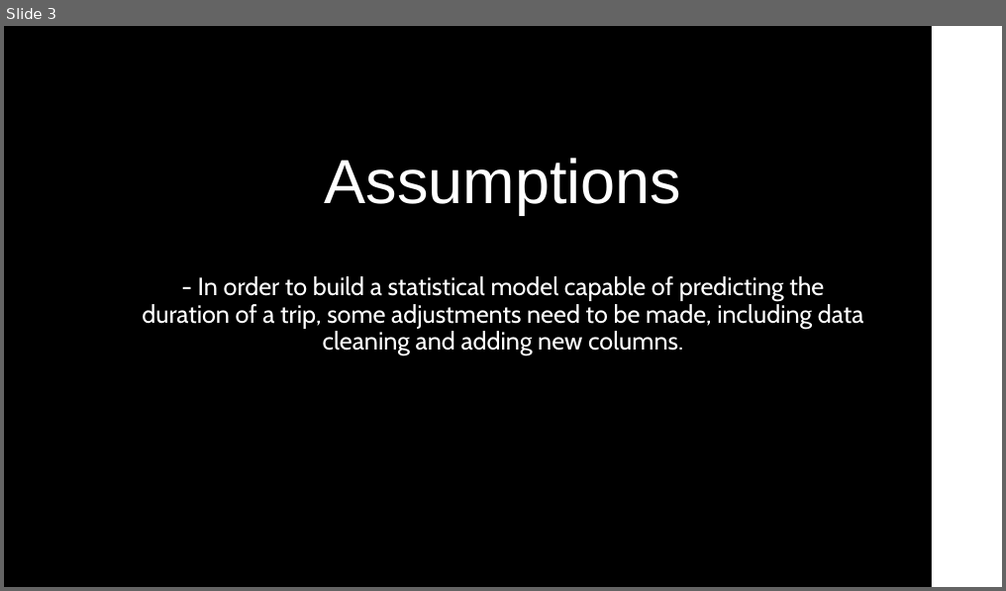
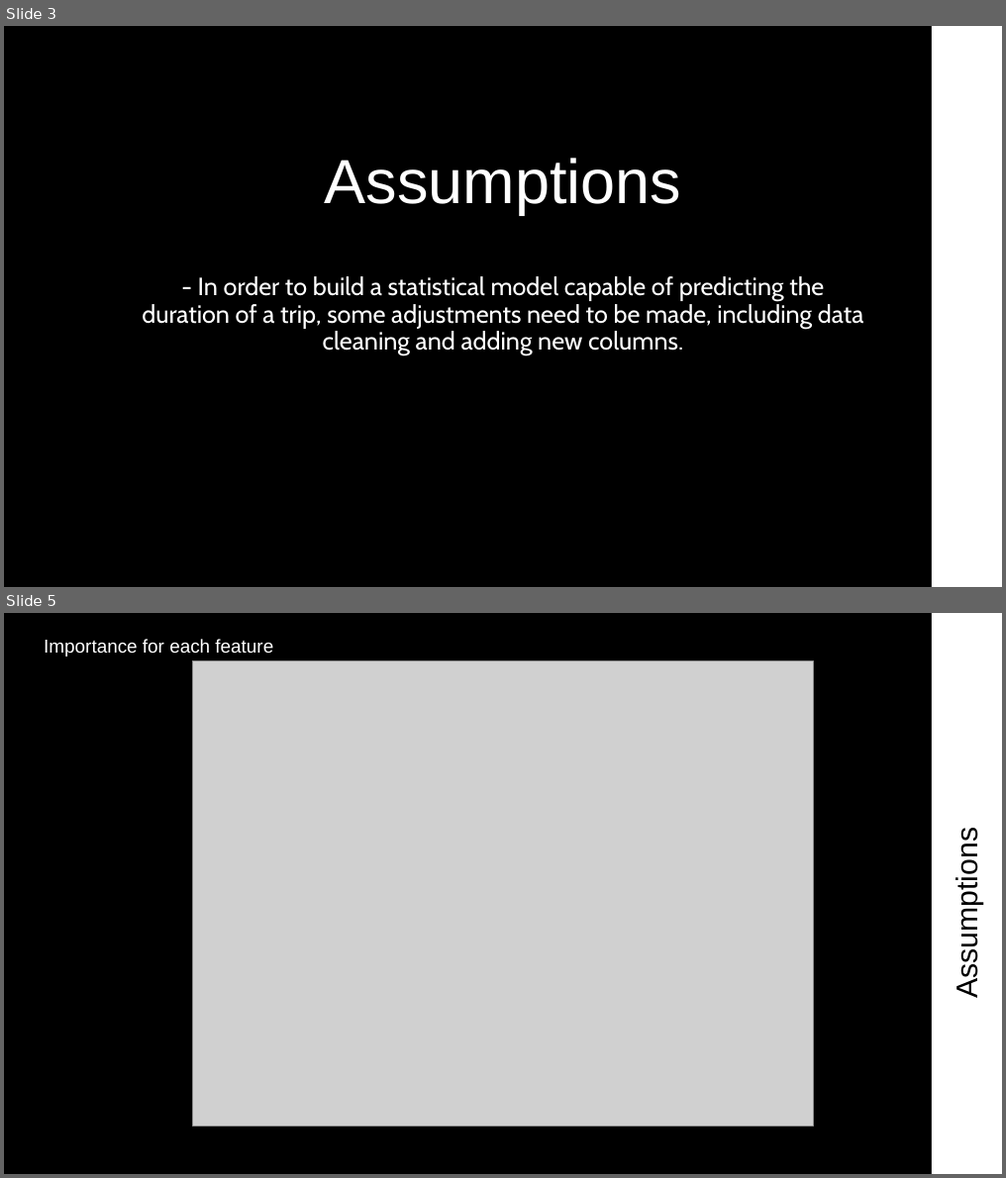
Before and after one commit to PepeZuco/uber_assessment, a slide deck: PowerPoint/Updated_Presentation_Uber.pptx. Shown one above the other, each under a label of ours: slide 3 before the commit, slides 3 and 5 after it; the slides between them are not shown. The pictures are 1006x591 and 1006x1178 pixels, drawn with LibreOffice and Linux fonts; fonts in the diff are those of the drawing; grey boxes stand for pictures. Boxes give left, top, right and bottom in pixels: in the first picture for what was removed or moved away, otherwise in the second. Text is boxed around its words. In the diff, an @@ line names an element or a change of style, - is before the commit and + after.

```diff
--- a/PowerPoint/Updated_Presentation_Uber.pptx
+++ b/PowerPoint/Updated_Presentation_Uber.pptx
@@ slide 5 added at (4, 613, 1002, 1174), background #000000 @@
@@ text added at (44, 639, 273, 657), 18 pt, text #FFFFFF @@
+Importance for each feature
@@ rounded rectangle added at (932, 613, 1002, 1174), fill #FFFFFF @@
@@ picture added at (193, 661, 813, 1127) @@
@@ title added at (950, 845, 984, 994), 28.8 pt, text #000000 @@
+Assumptions
```
Also in this commit, not shown: 1 slide changed, 1 other slide added, 1 slide removed, 6 other files.
